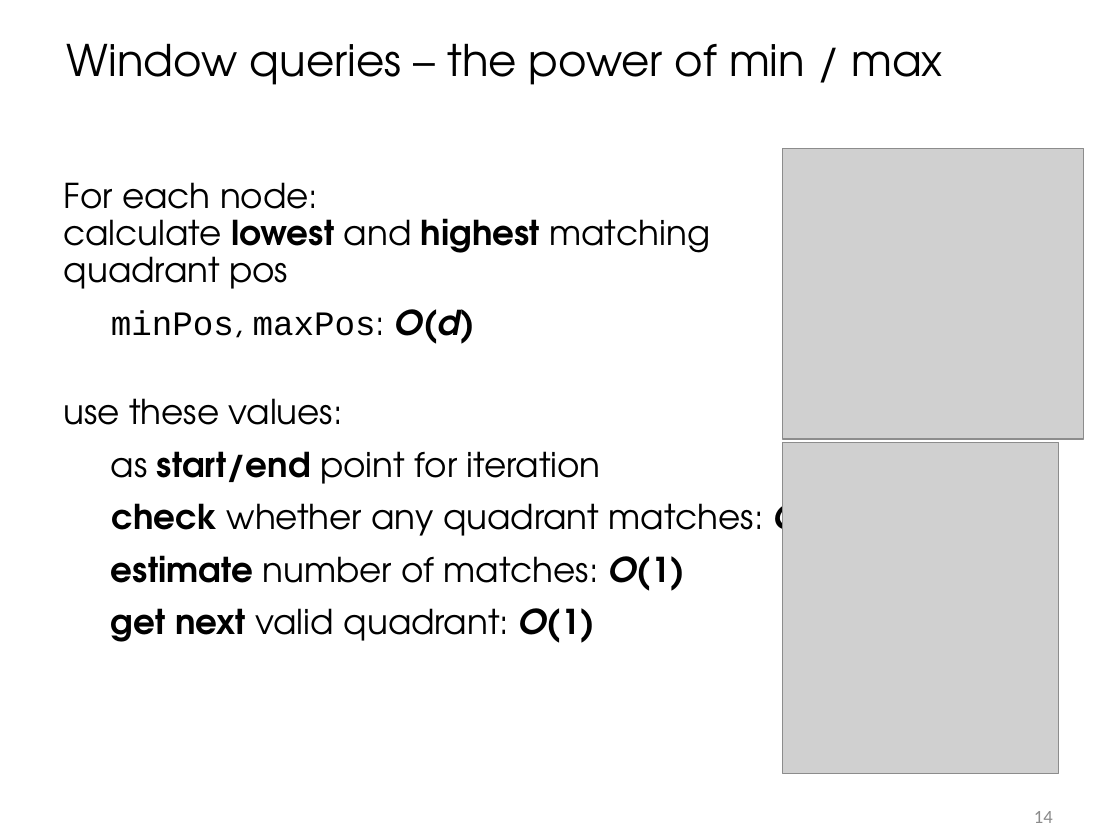
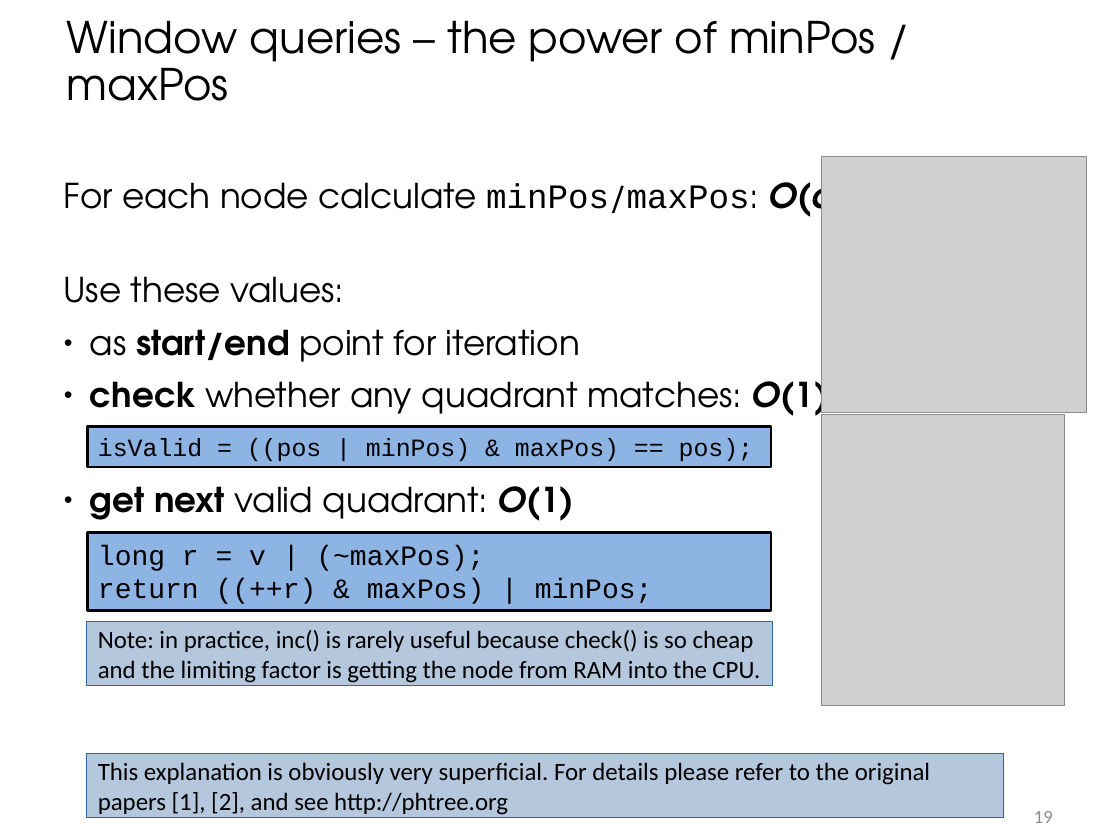
Before and after one commit to tzaeschke/phtree-site, a slide deck: slide 19 of originals/PH-tree-presentation-2018.odp (slide 14 before the commit). Drawn at 1120x840 pixels with LibreOffice and Linux fonts; fonts in the diff are those of the drawing; grey boxes stand for pictures. Boxes give left, top, right and bottom in pixels: in the first picture for what was removed or moved away, otherwise in the second. Text is boxed around its words. In the diff, an @@ line names an element or a change of style, - is before the commit and + after.

```diff
--- a/originals/PH-tree-presentation-2018.odp
+++ b/originals/PH-tree-presentation-2018.odp
@@ text at (67, 20, 875, 101): text changed @@
-Window queries – the power of min / max
+Window queries – the power of minPos / maxPos
@@ text at (64, 171, 849, 303): text changed @@
-For each node:
-calculate lowest and highest matching
-quadrant pos
-minPos, maxPos: O(d)
-use these values:
+For each node calculate minPos/maxPos: O(d)
+Use these values:
@@ picture: place and size @@
-picture at (783, 148, 1084, 439)
+picture at (822, 157, 1086, 412)
@@ text at (90, 329, 829, 521): bullet none to ● @@
@@ picture: place and size @@
-picture at (783, 442, 1060, 774)
+picture at (822, 414, 1065, 706)
@@ rectangle added at (87, 427, 771, 467), fill #8EB4E3, outline #000000 1.5 pt, 16 pt, text #000000 @@
+isValid = ((pos | minPos) & maxPos) == pos);
@@ rectangle added at (87, 532, 771, 610), fill #8EB4E3, outline #000000 1.5 pt, 18 pt, text #000000 @@
+long r = v | (~maxPos);
+return ((++r) & maxPos) | minPos;
@@ text at (111, 555, 685, 591): paragraph removed @@
-estimate number of matches: O(1)
@@ rectangle added at (87, 622, 773, 685), fill #B4C7DC, outline #3465A4 0 pt, 16 pt, text #000000 @@
+Note: in practice, inc() is rarely useful because check() is so cheap and the limiting factor is getting the node from RAM into the CPU.
@@ rectangle added at (87, 754, 1005, 818), fill #B4C7DC, outline #3465A4 0 pt, 16 pt, text #000000 @@
+This explanation is obviously very superficial. For details please refer to the original papers [1], [2], and see http://phtree.org
@@ page number at (1034, 811, 1053, 823): text changed @@
-14
+19
```
Also in this commit, not shown: 11 other slides changed, 8 slides added, 12 slides removed, 15 other files.
